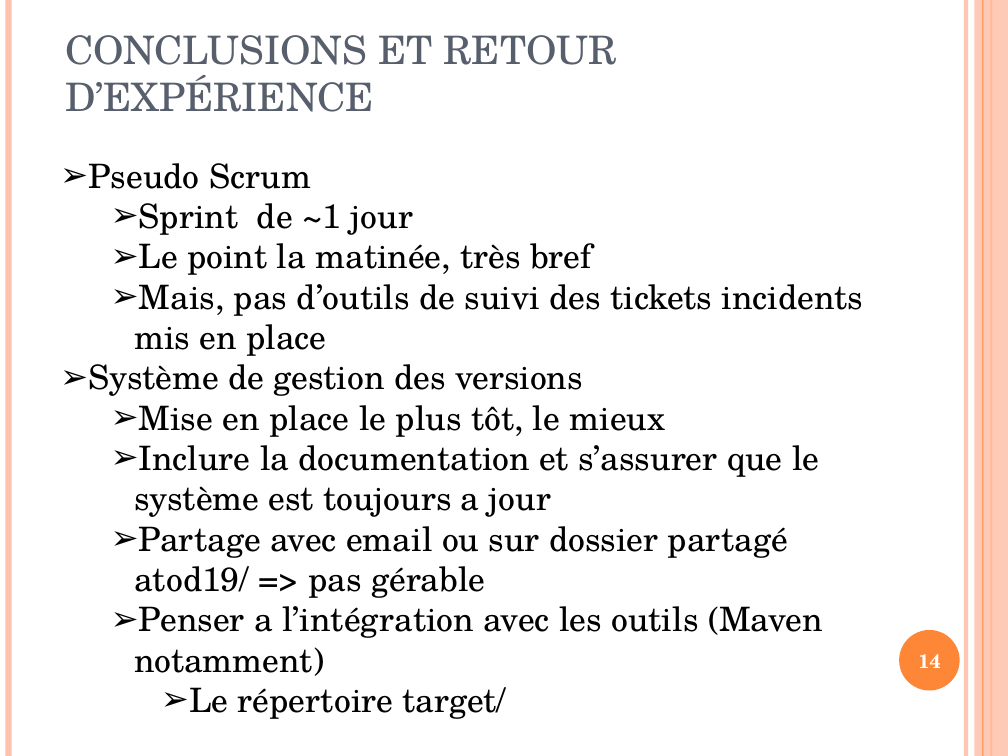
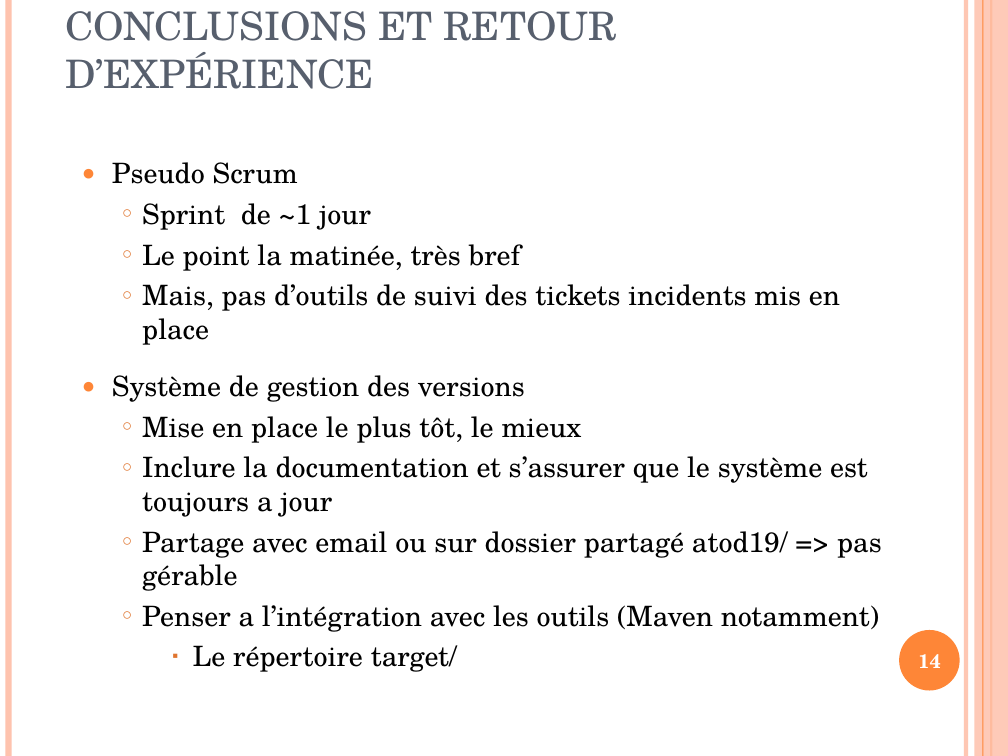
Before and after one commit to carlatgithub/jungleprod, a slide deck: slide 14 of SiteDeVenteEJungle.ppt. Drawn at 1008x756 pixels with LibreOffice and Linux fonts; fonts in the diff are those of the drawing. Boxes give left, top, right and bottom in pixels: in the first picture for what was removed or moved away, otherwise in the second. Text is boxed around its words. In the diff, an @@ line names an element or a change of style, - is before the commit and + after.

```diff
--- a/SiteDeVenteEJungle.ppt
+++ b/SiteDeVenteEJungle.ppt
@@ title "CONCLUSIONS ET RETOUR D’EXPÉRIENCE": place and size @@
-title "CONCLUSIONS ET RETOUR D’EXPÉRIENCE" at <box>65,35,618,112</box>
+title "CONCLUSIONS ET RETOUR D’EXPÉRIENCE" at <box>65,11,618,89</box>
@@ text "Pseudo Scrum": place and size @@
-text "Pseudo Scrum" at <box>88,163,864,719</box>
+text "Pseudo Scrum" at <box>112,162,882,672</box>
@@ text "Pseudo Scrum" at <box>112,162,882,672</box>: size 24 to 20 pt; bullet ➢ to ●; line spacing 1 to 1.5; more space between paragraphs; bullet colour #000000 to #FE8637; bullet ➢ to ○; bullet colour #000000 to #E0752F; bullet ➢ to ▪ @@
```
Also in this commit, not shown: 7 other slides changed, 1 slide added.
